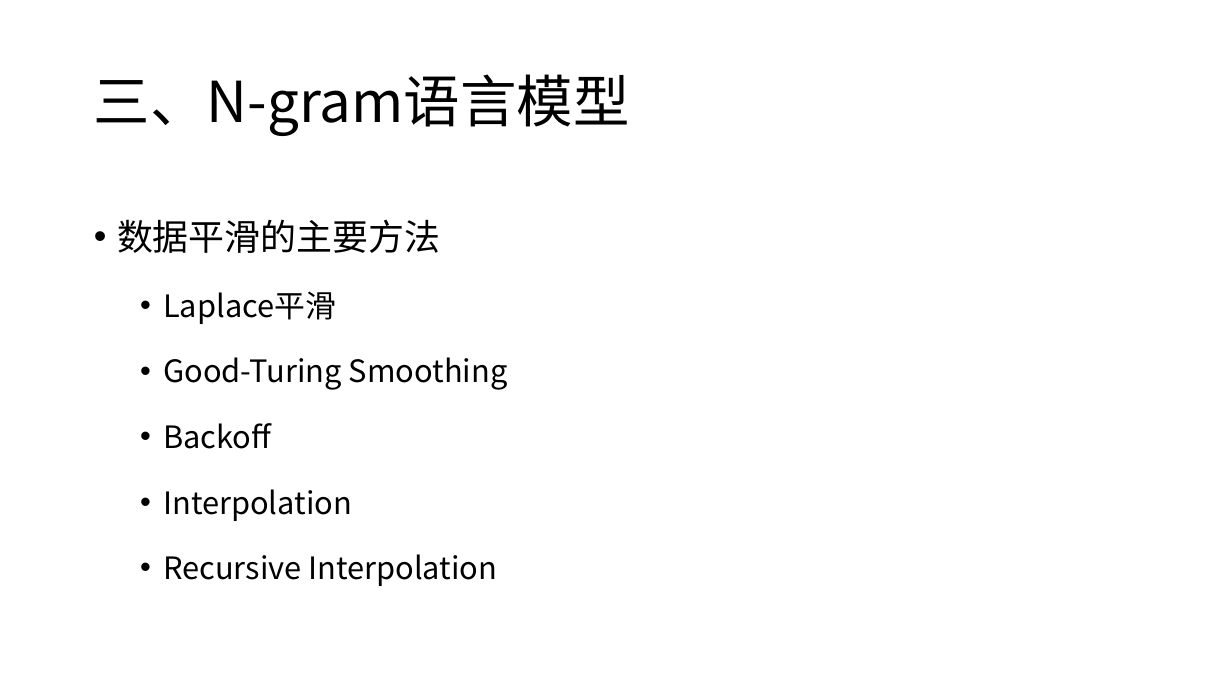
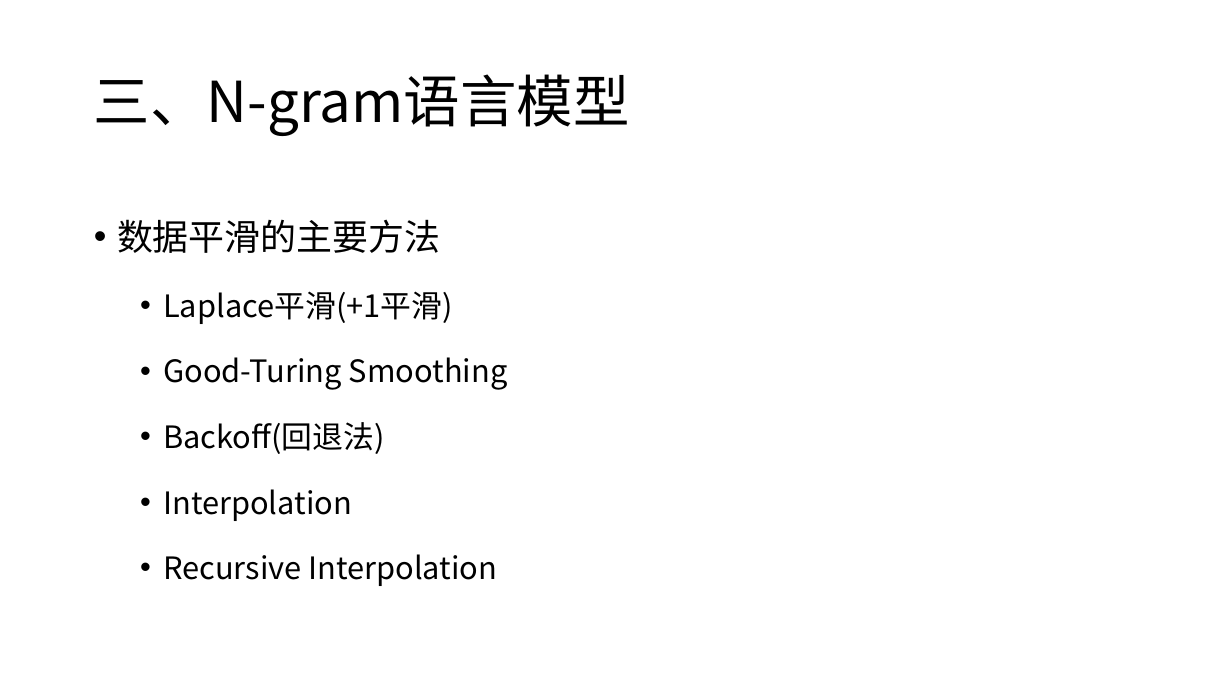
Before and after one commit to charlesXu86/Chatbot_CN, a slide deck: slide 23 of Chatbot_Doc/课程/NLP-4-语言模型.pptx (slide 20 before the commit). Drawn at 1232x693 pixels with LibreOffice and Linux fonts; fonts in the diff are those of the drawing. Boxes give left, top, right and bottom in pixels: in the first picture for what was removed or moved away, otherwise in the second. Text is boxed around its words. In the diff, an @@ line names an element or a change of style, - is before the commit and + after.

Commit message:
ppt

```diff
--- a/Chatbot_Doc/课程/NLP-4-语言模型.pptx
+++ b/Chatbot_Doc/课程/NLP-4-语言模型.pptx
@@ text at (x1=163, y1=291, x2=452, y2=324): text changed @@
-  • Laplace平滑
+  • Laplace平滑(+1平滑)
@@ text at (x1=163, y1=422, x2=384, y2=454): text changed @@
-  • Backoff
+  • Backoff(回退法)
```
Also in this commit, not shown: 6 other slides changed, 26 slides added, 2 other files.
